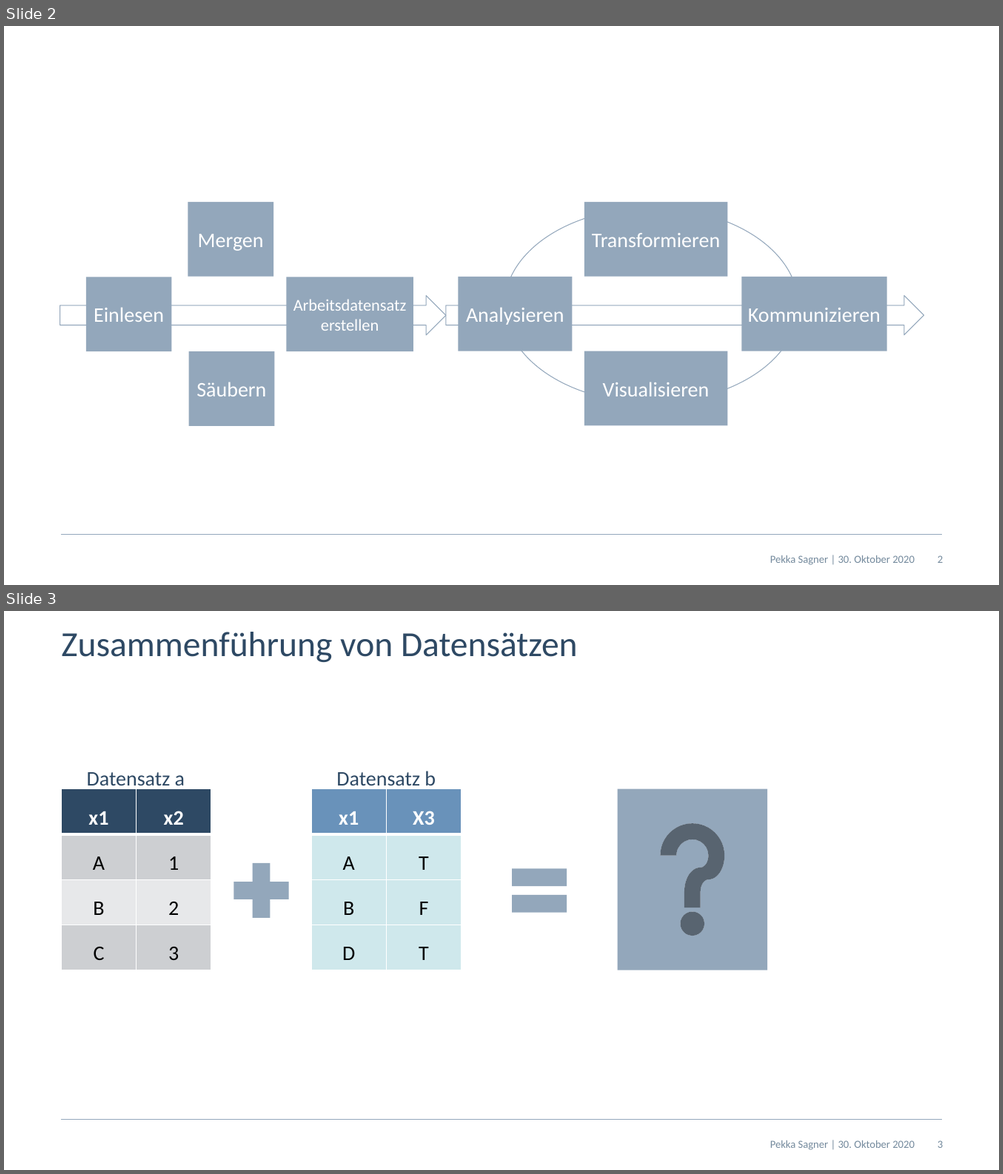
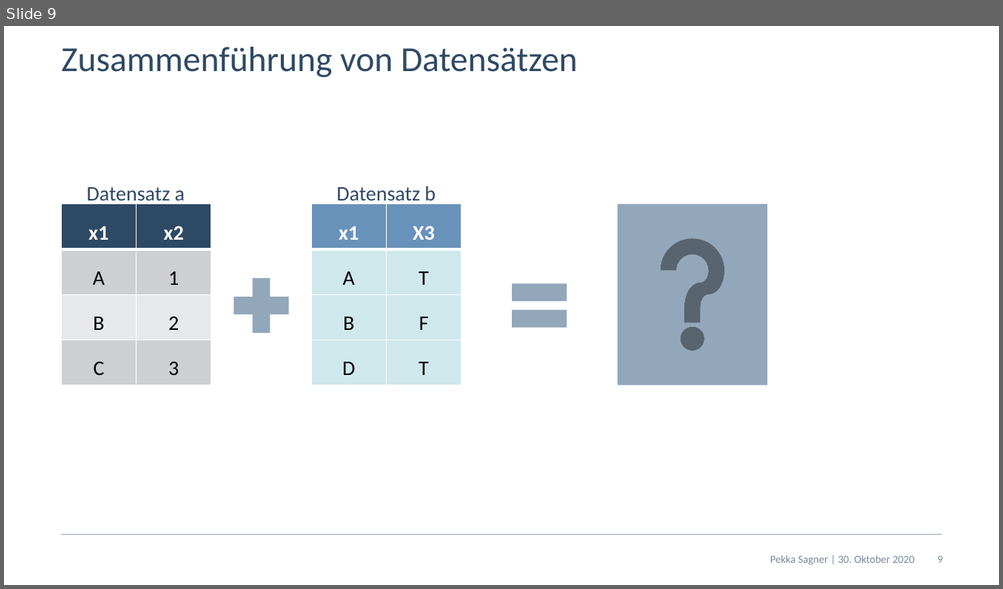
Before and after one commit to pekkasagner/Einfuehrung_in_R, a slide deck: images/Erstellte_Abbildungen.pptx. Shown one above the other, each under a label of ours: slides 2 and 3 before the commit, slide 9 after it. The pictures are 1003x1174 and 1003x589 pixels, drawn with LibreOffice and Linux fonts; fonts in the diff are those of the drawing; background and template pictures are left out. Boxes give left, top, right and bottom in pixels: in the first picture for what was removed or moved away, otherwise in the second. Text is boxed around its words. In the diff, an @@ line names an element or a change of style, - is before the commit and + after.

```diff
--- a/images/Erstellte_Abbildungen.pptx
+++ b/images/Erstellte_Abbildungen.pptx
@@ slide 2 removed at box(4, 26, 999, 585), background #FFFFFF; not listed: 1 template element that a slide beside it also shows @@
@@ group removed at box(60, 202, 924, 426): 8 rectangles, 2 right arrows, 1 ellipse @@
-Einlesen
-Säubern
-Analysieren
-Transformieren
-Visualisieren
-Kommunizieren
-Mergen
-Arbeitsdatensatz
-erstellen
@@ text removed at box(770, 556, 914, 565) @@
-Pekka Sagner | 30. Oktober 2020
@@ page number removed at box(937, 556, 942, 563) @@
-2
@@ what was slide 3 is now slide 9 @@
@@ page number at box(937, 556, 942, 563): text changed @@
-3
+9
```
Also in this commit, not shown: 1 slide changed, 7 slides added, 13 other files.
